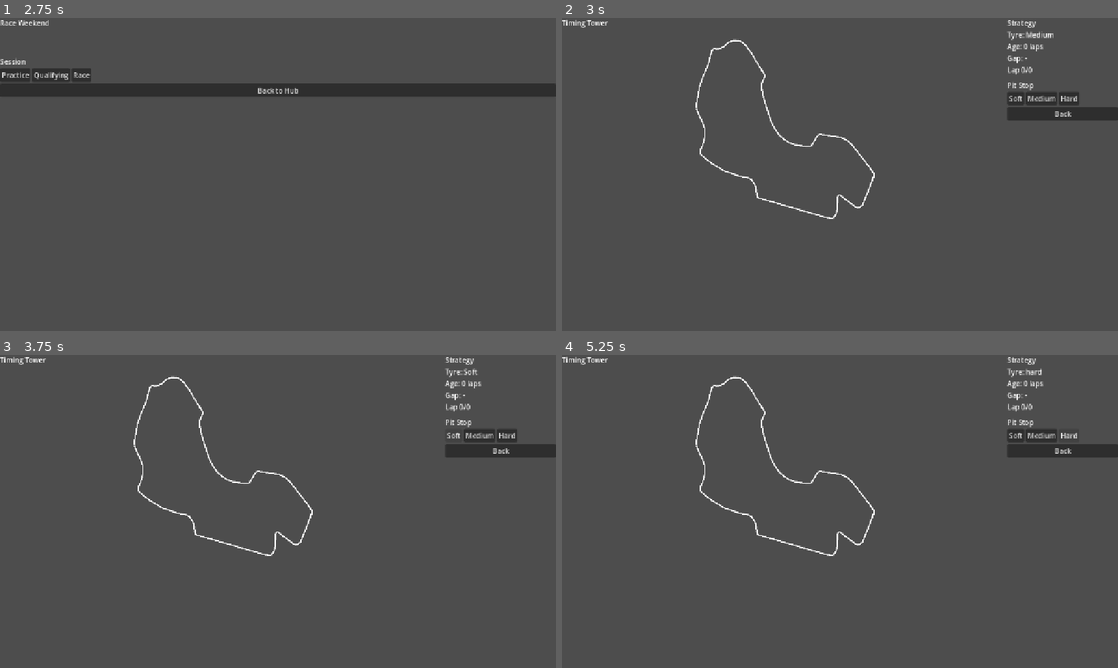
Above: before the commit, frames 1-4 (two rows, left to right).
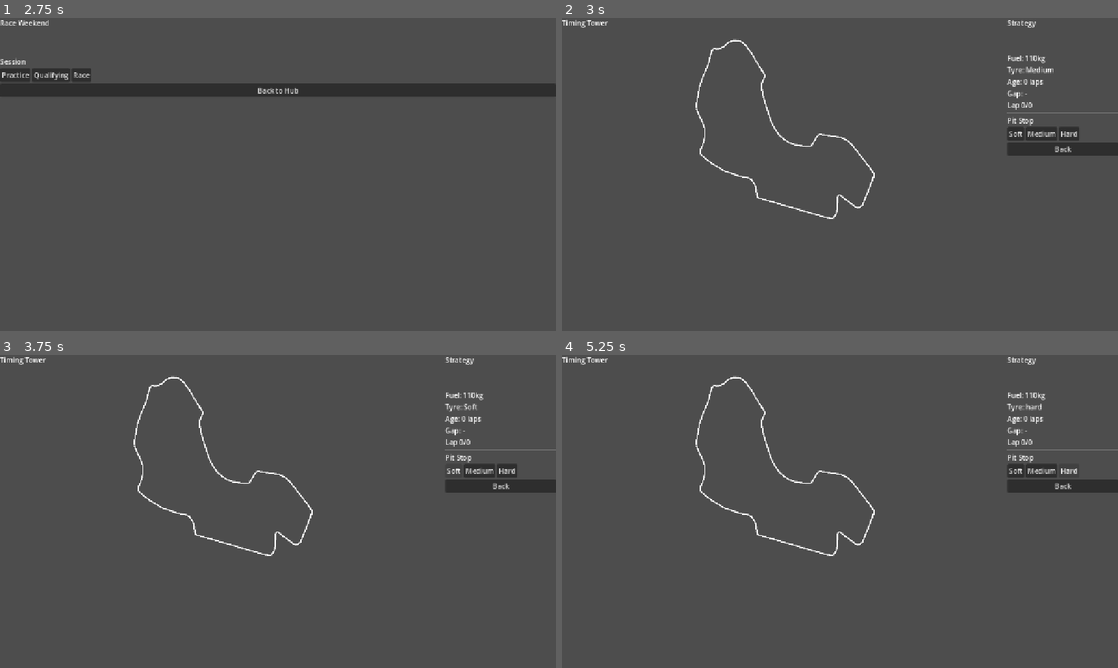
Above: after the commit, the same moments.

Repository: JDavies101/F1-Manager-Game
Game: Godot game, scene res://scenes/MainMenu.tscn
Same seed, same stepped clock (60 frames per second), same inputs: the game is played once before the commit and once after it.
Inputs:
- Up to frame 1 (2.75 s): click "New Game" at 0.5 s; click "Williams" at 1.25 s; click "Go to Race" at 2 s
- Up to frame 2 (3 s): click "Race" at 2.75 s
- Up to frame 3 (3.75 s): click "Soft" at 3.5 s
- Up to frame 4 (5.25 s): click "Medium" at 4.25 s; click "Hard" at 5 s

Frame 1 is identical in both runs. In frame 2, 3.1% of the frame differs, in the area x 80-100%, y 4-44%; in frame 3, 2.9%; in frame 4, 2.8%.
Error before the commit: Invalid access to property or key 'lap_count' on a base object of type 'Nil'. (res://scripts/RaceView.gd:21)
Error after the commit: Invalid access to property or key 'lap_count' on a base object of type 'Nil'. (res://scripts/RaceView.gd:24)

Commit message:
realistic tyre deg, fuel model, traffic effect

Diff:
--- a/autoloads/GameState.gd
+++ b/autoloads/GameState.gd
@@ -16,6 +16,9 @@
 func _ready():
 	_init_calendar()
 	_init_drivers()
+	_init_tyres()
+	_init_tracks()
+	_init_conditions()
 
 func _init_calendar():
 	var r1 = Data.Race.new()
@@ -59,3 +62,68 @@
 	d5.overtaking = 84; d5.salary = 12000000; d5.contract_years = 1
 
 	drivers = [d1, d2, d3, d4, d5]
+
+var tyres: Dictionary = {}
+
+func _init_tyres():
+	var soft = Data.TyreCompound.new()
+	soft.name = "Soft"
+	soft.base_lap_time_delta = -1.2
+	soft.deg_rate = 0.08
+	soft.cliff_lap = 18
+	soft.warmup_laps = 1
+
+	var medium = Data.TyreCompound.new()
+	medium.name = "Medium"
+	medium.base_lap_time_delta = 0.0
+	medium.deg_rate = 0.04
+	medium.cliff_lap = 30
+	medium.warmup_laps = 2
+
+	var hard = Data.TyreCompound.new()
+	hard.name = "Hard"
+	hard.base_lap_time_delta = 0.8
+	hard.deg_rate = 0.02
+	hard.cliff_lap = 45
+	hard.warmup_laps = 3
+
+	tyres = {"Soft": soft, "Medium": medium, "Hard": hard}
+
+var track_data: Dictionary = {}
+
+func _init_tracks():
+	var melb = Data.TrackData.new()
+	melb.name = "Melbourne"
+	melb.tyre_deg_modifier = 1.0
+	melb.fuel_burn_modifier = 1.0
+	melb.overtake_difficulty = 0.6
+	melb.base_lap_time = 90.0
+
+	var shanghai = Data.TrackData.new()
+	shanghai.name = "Shanghai"
+	shanghai.tyre_deg_modifier = 1.3
+	shanghai.fuel_burn_modifier = 1.1
+	shanghai.overtake_difficulty = 0.4
+	shanghai.base_lap_time = 94.0
+
+	var suzuka = Data.TrackData.new()
+	suzuka.name = "Suzuka"
+	suzuka.tyre_deg_modifier = 1.5
+	suzuka.fuel_burn_modifier = 1.05
+	suzuka.overtake_difficulty = 0.8
+	suzuka.base_lap_time = 91.0
+
+	track_data = {
+		"Melbourne": melb,
+		"Shanghai": shanghai,
+		"Suzuka": suzuka
+	}
+
+var track_temp: float = 35.0
+var air_temp: float = 22.0
+var is_wet: bool = false
+
+func _init_conditions():
+	track_temp = randf_range(25.0, 55.0)
+	air_temp = randf_range(15.0, 35.0)
+	is_wet = randf() < 0.15
--- a/scenes/race/RaceView.tscn
+++ b/scenes/race/RaceView.tscn
@@ -53,6 +53,16 @@
 layout_mode = 2
 text = "Strategy"
 
+[node name="TrackTemp" type="Label" parent="HBoxContainer/VBoxContainer2" unique_id=1306516199]
+layout_mode = 2
+
+[node name="Conditions" type="Label" parent="HBoxContainer/VBoxContainer2" unique_id=677335273]
+layout_mode = 2
+
+[node name="FuelInfo" type="Label" parent="HBoxContainer/VBoxContainer2" unique_id=77044590]
+layout_mode = 2
+text = "Fuel: 110kg"
+
 [node name="TyreInfo" type="Label" parent="HBoxContainer/VBoxContainer2" unique_id=839966843]
 layout_mode = 2
 text = "Tyre: Medium"
--- a/scripts/Data.gd
+++ b/scripts/Data.gd
@@ -23,3 +23,22 @@
 	var circuit: String
 	var lap_count: int
 	var lap_length_km: float
+
+class TyreCompound:
+	var name: String
+	var base_lap_time_delta: float
+	var deg_rate: float
+	var cliff_lap: int
+	var warmup_laps: int
+
+class FuelModel:
+	const FUEL_LOAD_KG = 110.0
+	const FUEL_BURN_PER_LAP = 1.8
+	const FUEL_TIME_PER_KG = 0.03
+
+class TrackData:
+	var name: String
+	var tyre_deg_modifier: float
+	var fuel_burn_modifier: float
+	var overtake_difficulty: float
+	var base_lap_time: float
--- a/scripts/RaceView.gd
+++ b/scripts/RaceView.gd
@@ -6,6 +6,9 @@
 @onready var gap_info = $HBoxContainer/VBoxContainer2/GapInfo
 @onready var lap_counter = $HBoxContainer/VBoxContainer2/LapCounter
 @onready var track_draw = $HBoxContainer/SubViewportContainer/SubViewport/TrackView/Node2D
+@onready var fuel_info = $HBoxContainer/VBoxContainer2/FuelInfo
+@onready var track_temp_label = $HBoxContainer/VBoxContainer2/TrackTemp
+@onready var conditions_label = $HBoxContainer/VBoxContainer2/Conditions
 
 var current_lap: int = 0
 var total_laps: int = 0
@@ -25,10 +28,7 @@
 
 func _init_positions():
 	positions = []
-	print("GameState drivers: ", GameState.drivers.size())
-	print("GameState team: ", GameState.team_name)
 	for d in GameState.drivers:
-		print("driver: ", d.name, " team: ", d.team)
 		positions.append({
 			"name": d.name,
 			"team": d.team,
@@ -36,10 +36,10 @@
 			"tyre": "Medium",
 			"tyre_age": 0,
 			"pace": d.pace,
-			"is_player": d.team == GameState.team_name
+			"is_player": d.team == GameState.team_name,
+			"total_time": randf_range(0.0, 2.0),  # stagger start
 		})
 	positions.shuffle()
-	print("positions size: ", positions.size())
 
 func _setup_timer():
 	timer = Timer.new()
@@ -58,27 +58,83 @@
 	_update_ui()
 
 func _simulate_lap():
-	for p in positions:
-		var base_time = 90.0 - (p.pace * 0.3)
-		var deg = p.tyre_age * 0.05
-		var variation = randf_range(-0.5, 0.5)
-		p.gap += base_time + deg + variation
+	var track = GameState.track_data.get(GameState.selected_race.circuit)
+	var deg_mod = track.tyre_deg_modifier if track else 1.0
+	var base_lap = track.base_lap_time if track else 90.0
+
+	# Temperature effect on deg — higher track temp = more deg
+	var temp_mod = 1.0 + (GameState.track_temp - 35.0) * 0.01
+
+	# Sort by gap to find car ahead
+	var sorted = positions.duplicate()
+	sorted.sort_custom(func(a, b): return a.total_time < b.total_time)
+
+	for idx in sorted.size():
+		var p = sorted[idx]
+		var tyre = GameState.tyres.get(p.tyre)
+		if not tyre:
+			continue
+
+		# Base pace from driver rating
+		var pace_delta = (100.0 - p.pace) * 0.05
+
+		# Fuel
+		var fuel_remaining = max(Data.FuelModel.FUEL_LOAD_KG - (current_lap * Data.FuelModel.FUEL_BURN_PER_LAP), 0.0)
+		var fuel_delta = fuel_remaining * 0.003
+
+		# Compound base
+		var compound_delta = tyre.base_lap_time_delta
+
+		# Warmup
+		var warmup_delta = 0.0
+		if p.tyre_age < tyre.warmup_laps:
+			warmup_delta = (tyre.warmup_laps - p.tyre_age) * 0.5
+
+		# Deg with track + temp modifier
+		var effective_deg = tyre.deg_rate * deg_mod * temp_mod
+		var deg_delta = 0.0
+		if p.tyre_age >= tyre.cliff_lap:
+			deg_delta = effective_deg * p.tyre_age * 3.0
+		else:
+			deg_delta = effective_deg * p.tyre_age
+
+		## Traffic — based on track position fraction, not time
+		var traffic_delta = 0.0
+		if idx > 0:
+			var car_ahead = sorted[idx - 1]
+			var my_progress = fmod(float(current_lap) / float(total_laps), 1.0)
+			var ahead_progress = fmod(float(current_lap) / float(total_laps) - float(idx) * 0.015, 1.0)
+			var gap_fraction = float(idx) * 0.015
+			if gap_fraction < 0.02:
+				var track_obj = GameState.track_data.get(GameState.selected_race.circuit)
+				var overtake_diff = track_obj.overtake_difficulty if track_obj else 0.6
+				traffic_delta = (1.0 - gap_fraction / 0.02) * 0.8 * overtake_diff
+
+		# Wet conditions
+		var wet_delta = 0.0
+		if GameState.is_wet:
+			wet_delta = randf_range(2.0, 5.0)
+
+		var variation = randf_range(-0.08, 0.08)
+
+		var lap_time = base_lap + pace_delta + compound_delta + warmup_delta + deg_delta + fuel_delta + traffic_delta + wet_delta + variation
+		p.total_time += lap_time
 		p.tyre_age += 1
+
 	_update_track_positions()
 
 func _update_track_positions():
 	var sorted = positions.duplicate()
-	sorted.sort_custom(func(a, b): return a.gap < b.gap)
-
-	var leader_gap = sorted[0].gap
-	var last_gap = sorted[-1].gap
+	sorted.sort_custom(func(a, b): return a.total_time < b.total_time)
+
+	var leader_gap = sorted[0].total_time
+	var last_gap = sorted[-1].total_time
 	var gap_range = max(last_gap - leader_gap, 1.0)
 
-	var lap_progress = float(current_lap) / float(total_laps)
-
+	var lap_progress = fmod(float(current_lap) / 3.0, 1.0)
 	var car_data = []
 	for p in sorted:
-		var gap_offset = (p.gap - leader_gap) / gap_range * 0.15
+		var gap_offset = (p.total_time - leader_gap) / gap_range * 0.15
 		var progress = fmod(lap_progress - gap_offset + 1.0, 1.0)
 		var team_color = _get_team_color(p.team)
 		car_data.append({
@@ -115,22 +171,26 @@
 		child.queue_free()
 
 	var sorted = positions.duplicate()
-	sorted.sort_custom(func(a, b): return a.gap < b.gap)
-
-	var leader_gap = sorted[0].gap
+	sorted.sort_custom(func(a, b): return a.total_time < b.total_time)
+	var leader_time = sorted[0].total_time
 	var player_gap_val = 0.0
 
 	for i in sorted.size():
 		var p = sorted[i]
-		var gap_to_leader = p.gap - leader_gap
+		var gap_to_leader = p.total_time - leader_time
 		var gap_str = "Leader" if i == 0 else "+%.2fs" % gap_to_leader
 		if p.is_player:
-				player_gap_val = gap_to_leader
+			player_gap_val = gap_to_leader
 		var lbl = Label.new()
-		lbl.text = "%d. %s %s" % [i + 1, p.name, gap_str]
+		lbl.text = "%d. %s  %s" % [i + 1, p.name, gap_str]
 		timing_list.add_child(lbl)
 
 	gap_info.text = "Gap: +%.2fs" % player_gap_val if player_gap_val > 0 else "Gap: Leader"
+
+	var fuel = Data.FuelModel.FUEL_LOAD_KG - (current_lap * Data.FuelModel.FUEL_BURN_PER_LAP)
+	fuel_info.text = "Fuel: %.1fkg" % max(fuel, 0.0)
+	track_temp_label.text = "Track: %.0f°C" % GameState.track_temp
+	conditions_label.text = "Wet" if GameState.is_wet else "Dry"
 
 func _on_soft_pressed():
 	_pit_stop("Soft")
